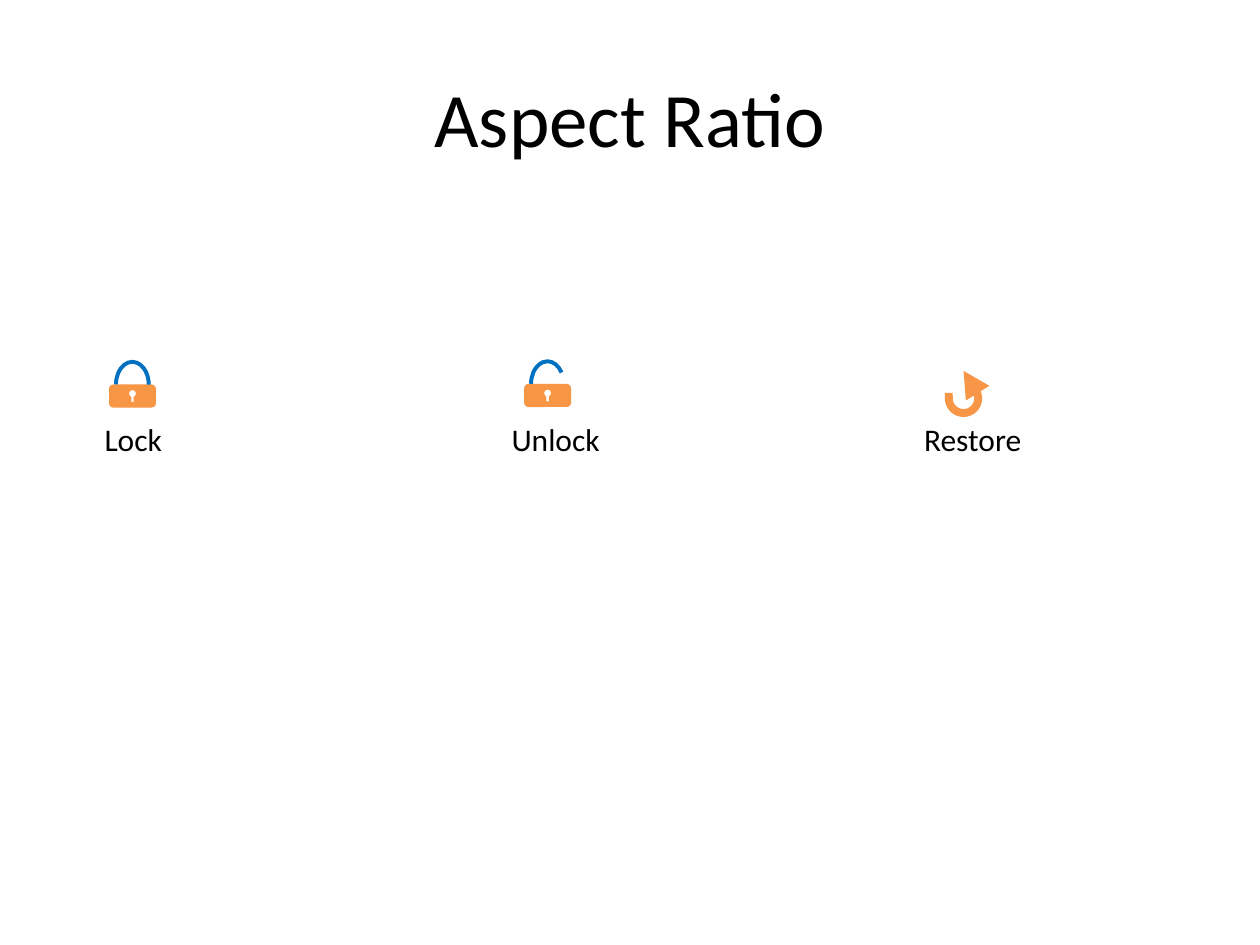
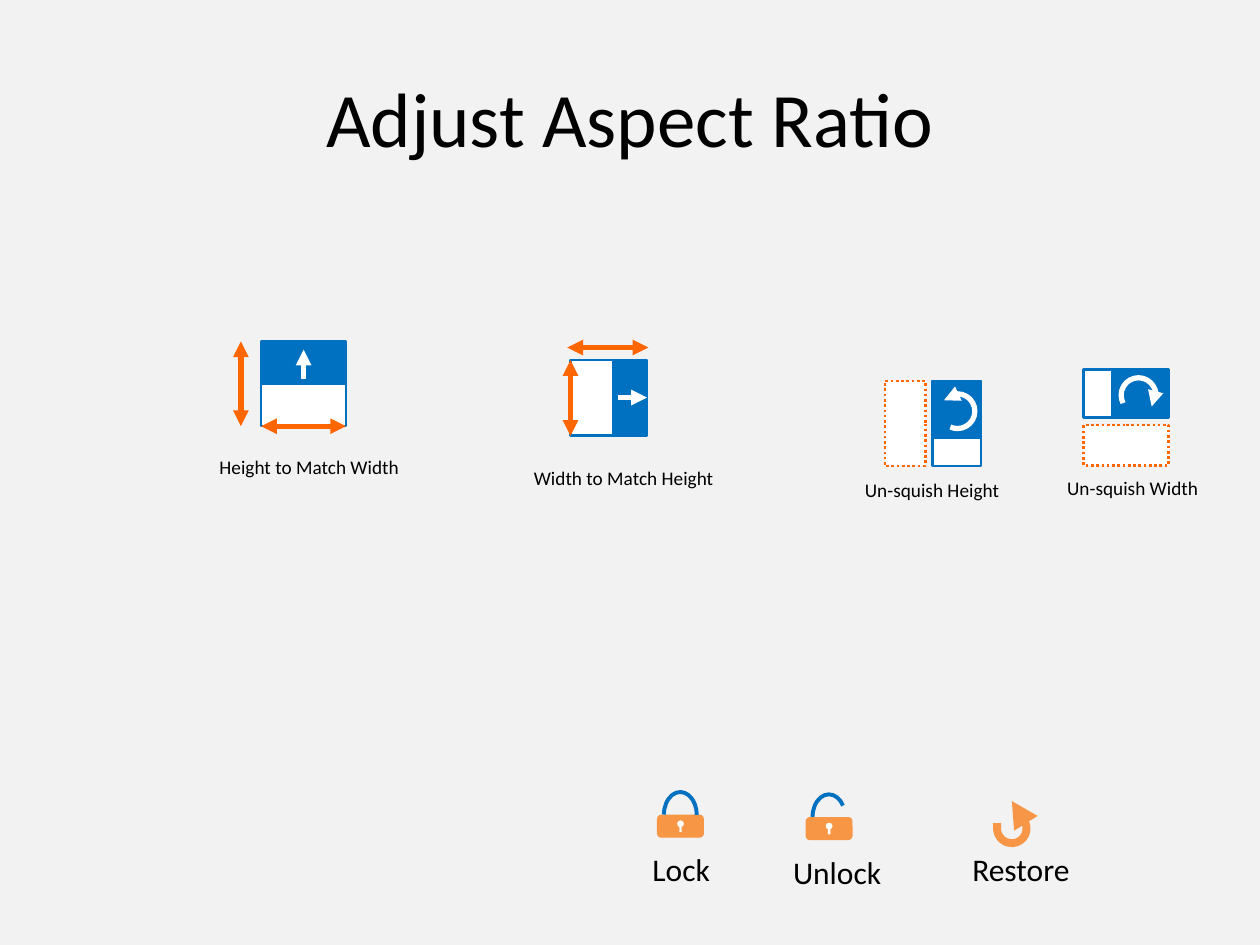
Before and after one commit to PowerPointLabs/PowerPointLabs, a slide deck: slide 5 of doc/Icons-ResizeLab.pptx (slide 6 before the commit). Drawn at 1260x945 pixels with LibreOffice and Linux fonts; fonts in the diff are those of the drawing. Boxes give left, top, right and bottom in pixels: in the first picture for what was removed or moved away, otherwise in the second. Text is boxed around its words. In the diff, an @@ line names an element or a change of style, - is before the commit and + after.

```diff
--- a/doc/Icons-ResizeLab.pptx
+++ b/doc/Icons-ResizeLab.pptx
@@ background #FFFFFF to #F2F2F2 @@
@@ title at [326,93,932,161]: text changed @@
-Aspect Ratio
+Adjust Aspect Ratio
@@ group added at [241,341,346,427]: 2 rectangles, 2 double arrows, 1 arrow @@
@@ group added at [567,348,649,436]: 2 rectangles, 2 double arrows, 1 arrow @@
@@ group added at [885,381,981,466]: 3 rectangles, 1 arc (boxed as its full ellipse) @@
@@ group added at [1084,369,1169,465]: 3 rectangles, 1 arc (boxed as its full ellipse) @@
@@ text added at [219,460,398,478], 11 pt, text #000000 @@
+Height to Match Width
@@ text added at [534,471,714,489], 11 pt, text #000000 @@
+Width to Match Height
@@ text added at [865,483,999,501], 11 pt, text #000000 @@
+Un-squish Height
@@ text added at [1067,481,1198,498], 11 pt, text #000000 @@
+Un-squish Width
@@ 1 text, 1 rounded rectangle, 1 freeform shape, 1 arc (boxed as its full ellipse): place and size @@
-1 text, 1 rounded rectangle, 1 freeform shape, 1 arc (boxed as its full ellipse) at [105,362,162,452]
+1 text, 1 rounded rectangle, 1 freeform shape, 1 arc (boxed as its full ellipse) at [652,793,709,882]
@@ arc (boxed as its full ellipse): place and size @@
-arc (boxed as its full ellipse) at [530,362,563,407]
+arc (boxed as its full ellipse) at [813,794,845,839]
@@ triangle: place and size @@
-triangle at [951,364,989,401]
+triangle at [1001,793,1038,831]
@@ rounded rectangle: place and size @@
-rounded rectangle at [525,384,571,406]
+rounded rectangle at [806,818,852,839]
@@ freeform shape: place and size @@
-freeform shape at [544,389,551,401]
+freeform shape at [827,823,833,834]
@@ arc (boxed as its full ellipse): place and size @@
-arc (boxed as its full ellipse) at [947,382,980,415]
+arc (boxed as its full ellipse) at [994,812,1028,845]
@@ text "Unlock": place and size @@
-text "Unlock" at [512,429,600,452]
+text "Unlock" at [793,862,881,885]
@@ text "Restore": place and size @@
-text "Restore" at [924,430,1021,452]
+text "Restore" at [972,860,1069,882]
```
Also in this commit, not shown: 3 other slides changed, 4 slides added, 2 slides removed, 15 other files.
